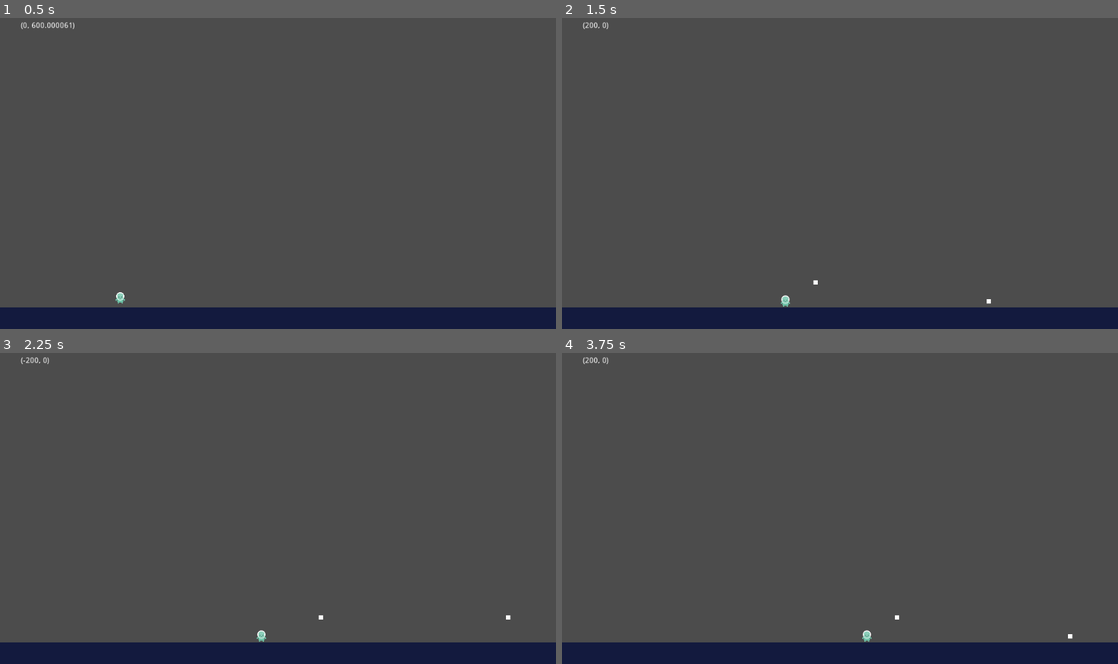
Above: before the commit, frames 1-4 (two rows, left to right).
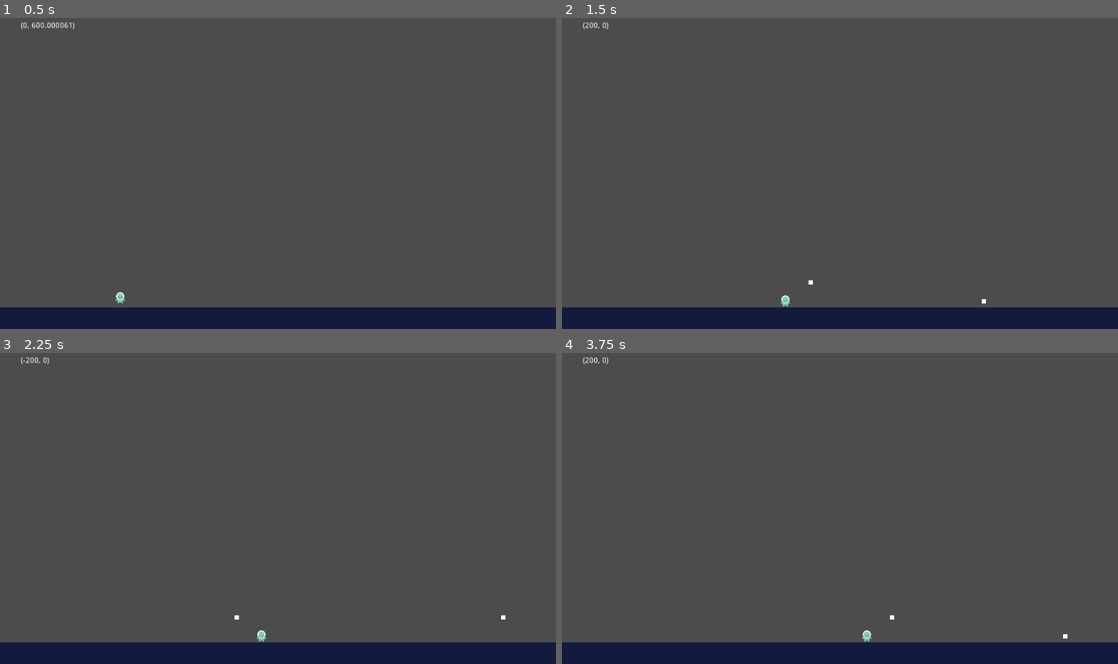
Above: after the commit, the same moments.

Repository: wilPoly/slug
Game: Godot game, scene res://levels/TestLevel.tscn
Same seed, same stepped clock (60 frames per second), same inputs: the game is played once before the commit and once after it.
Inputs (mouse positions are in pixels of both pictures, inside the frame that each line leads up to):
- Up to frame 1 (0.5 s): no input
- Up to frame 2 (1.5 s): move the mouse to (962, 151) at 0.52 s; hold D (right) from 0.53 s (still down); click (962, 151) at 0.6 s; tap Space (jump) at 0.77 s; move the mouse to (728, 182) at 1.27 s; click (728, 182) at 1.35 s
- Up to frame 3 (2.25 s): tap Space (jump) at 1.52 s; move the mouse to (333, 430) at 2.02 s; release D (right) at 2.03 s; hold Q (left) from 2.03 s (still down); click (333, 430) at 2.1 s
- Up to frame 4 (3.75 s): move the mouse to (812, 567) at 2.77 s; release Q (left) at 2.78 s; hold D (right) from 2.78 s (still down); click (812, 567) at 2.85 s; tap Space (jump) at 3.02 s; move the mouse to (1006, 548) at 3.52 s; click (1006, 548) at 3.6 s

Frame 1 is identical in both runs. In frame 2, less than 0.1% of the frame differs, in the area x 44-78%, y 84-92%; in frame 3, less than 0.1%; in frame 4, less than 0.1%.

Commit message:
Add shoot from right to left

Diff:
--- a/entities/Player.gd
+++ b/entities/Player.gd
@@ -9,6 +9,7 @@
 export (int) var gravity: = 1200
 
 var velocity: = Vector2()
+var last_direction: = Vector2()
 var jumping: = false
 
 
@@ -21,14 +22,14 @@
 		$RayCast2D.cast_to = velocity
 	if jumping and is_on_floor():
 		jumping = false
+	# Movement
+	velocity = move_and_slide(velocity, Vector2(0, -1))
 
-	velocity = move_and_slide(velocity, Vector2(0, -1))
 	# DEBUG - Broadcast direction
 	emit_signal("direction", velocity)
 
 
 func get_input() -> void:
-	#var direction: = Vector2()
 	# Left-Right
 	velocity.x = (Input.get_action_strength("right") - Input.get_action_strength("left")) * player_speed
 	# Jump
@@ -37,14 +38,18 @@
 		velocity.y = jump_speed
 	# Shoot
 	if Input.is_action_just_pressed("shoot"):
-		shoot()
+		shoot(get_direction())
 
 
-func get_direction() -> void:
-	pass
+func get_direction() -> Vector2:
+	if velocity != Vector2.ZERO:
+		last_direction = velocity.normalized()
+	return last_direction
+	emit_signal("direction", last_direction)
 
 
-func shoot() -> void:
+func shoot(dir) -> void:
+	var direction: Vector2 = dir
 	var b = Bullet.instance()
-	b.start($Muzzle.global_position)
+	b.start($Muzzle.global_position, direction)
 	get_parent().add_child(b)
--- a/entities/Player.tscn
+++ b/entities/Player.tscn
@@ -21,7 +21,6 @@
 collision_mask = 13
 
 [node name="Muzzle" type="Position2D" parent="."]
-position = Vector2( 9, 0 )
 
 [node name="Sprite" type="Sprite" parent="."]
 texture = ExtResource( 2 )
--- a/objects/Bullet.gd
+++ b/objects/Bullet.gd
@@ -4,9 +4,12 @@
 var velocity: = Vector2()
 
 
-func start(pos):
+func start(pos, direction):
 	position = pos
-	velocity = Vector2(speed, 0)
+	if direction.x > 0:
+		velocity = Vector2(speed, 0)
+	elif direction.x < 0:
+		velocity = Vector2(-speed, 0)
 
 
 func _physics_process(delta: float) -> void:
